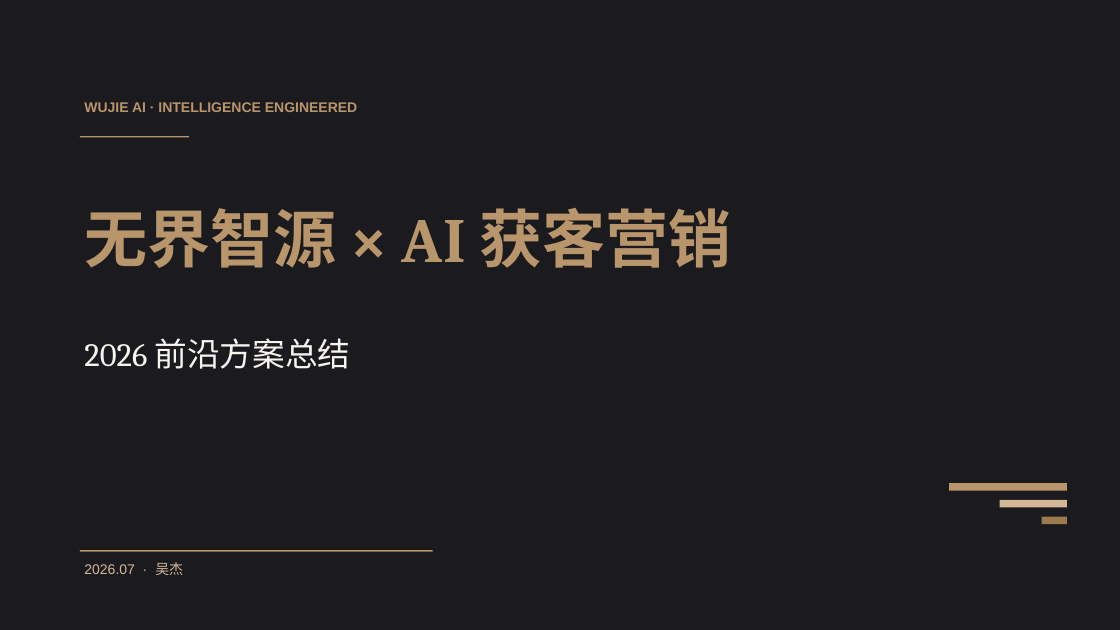
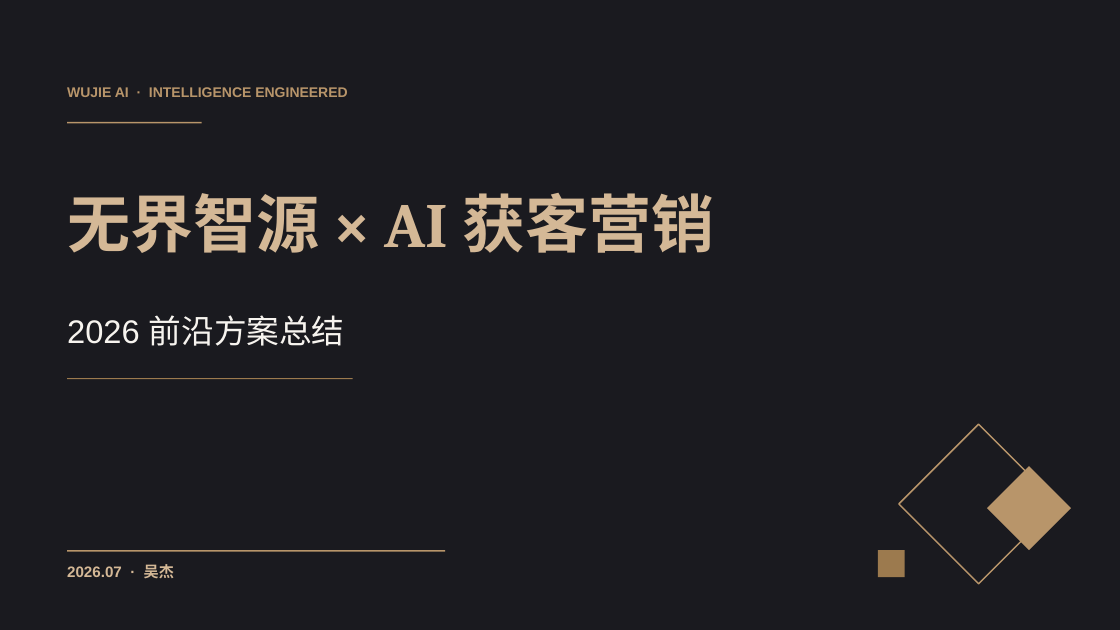
Before and after one commit to 43965555/wujie-ai, a slide deck: slide 1 of pitch/ai-marketing-2026.pptx. Drawn at 1120x630 pixels with LibreOffice and Linux fonts; fonts in the diff are those of the drawing. Boxes give left, top, right and bottom in pixels: in the first picture for what was removed or moved away, otherwise in the second. Text is boxed around its words. In the diff, an @@ line names an element or a change of style, - is before the commit and + after.

```diff
--- a/pitch/ai-marketing-2026.pptx
+++ b/pitch/ai-marketing-2026.pptx
@@ text "WUJIE AI · INTELLIGENCE ENGINEERED" rewrapped from (84,102,357,112) to (67,87,347,97) @@
@@ rectangle: place and size @@
-rectangle at (80,136,189,138)
+rectangle at (67,122,202,124)
@@ text "无界智源 × AI 获客营销": place and size @@
-text "无界智源 × AI 获客营销" at (84,208,731,268)
+text "无界智源 × AI 获客营销" at (67,193,714,253)
@@ text "无界智源 × AI 获客营销" at (67,193,714,253): text colour #B8956A to gradient #D4B896 to #9C7A4E @@
@@ text "2026 前沿方案总结": place and size @@
-text "2026 前沿方案总结" at (84,338,351,369)
+text "2026 前沿方案总结" at (67,315,345,346)
@@ text "2026 前沿方案总结" at (67,315,345,346): font Cambria to Arial @@
@@ rectangle added at (67,378,353,379), fill #9C7A4E @@
@@ diamond added at (899,424,1059,584), outline #B8956A 1.25 pt @@
@@ diamond added at (987,466,1071,550), fill #B8956A @@
@@ rectangle removed at (949,483,1067,491) @@
@@ rectangle removed at (1000,500,1067,507) @@
@@ rectangle removed at (1042,517,1067,524) @@
@@ text "2026.07 · 吴杰": place and size @@
-text "2026.07 · 吴杰" at (84,562,183,575)
+text "2026.07 · 吴杰" at (67,564,174,578)
@@ text "2026.07 · 吴杰" at (67,564,174,578): size 12 to 13 pt, bold on @@
@@ rectangle: place and size @@
-rectangle at (80,550,433,552)
+rectangle at (67,550,445,552)
@@ rectangle added at (878,550,905,577), fill #9C7A4E @@
```
Also in this commit, not shown: 12 other slides changed.
